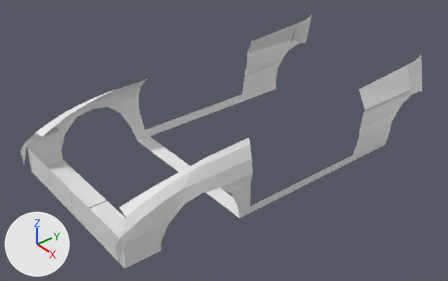
Two versions of the Blender file civic/civicHatchBack.blend, one commit apart.
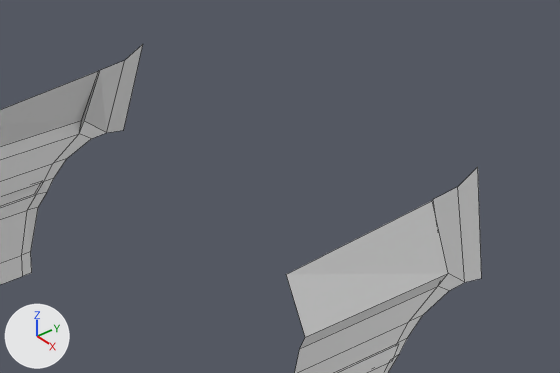
Each version is shown whole from a 50 mm camera at (8.17, -7.4, 5.43) aimed at (0.03, -0.89, -0.8), then close up on the part from 59% to 100% of the width and 0% to 43% of the height. Lighting does not change. The marker at lower left points along +X, +Y and +Z. The close-ups show mesh edges as thin lines.
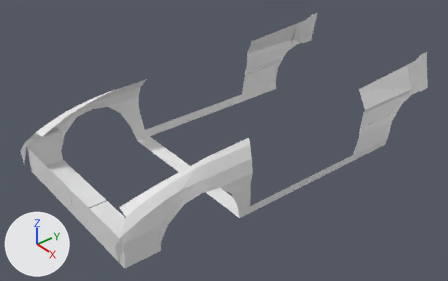
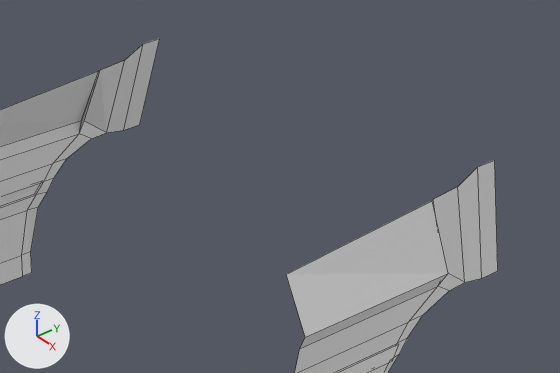
Edits to the scene script, one JSON object a line:
```json
{"block": "me_plane", "where": "me_plane.from_pydata(...)  # 102 vertices, 66 faces; spans x -1.0..12.8, y -17.1..31.5, z 0.0..1.7"}
{"block": "me_plane", "where": "# used by ob_plane; location = (0.001, -1.699, -1.243); scale = (0.139, 0.151, 1.0)"}
{"block": "me_plane", "where": "# verts and faces of me_plane; kept vertices keep their numbers, new ones are numbered from 102"}
{"block": "me_plane", "where": "# before: 100 (12.2, 31.5, 1.0) at pixel (481, 278), 101 (11.0, 31.3, 1.7) at pixel (477, 166)"}
{"block": "me_plane", "change": "me_plane part 1"}
{"op": "add", "block": "me_plane", "code": "verts[102] = (12.2, 32.7, 1.0)  # pixel (497, 270)"}
{"op": "add", "block": "me_plane", "code": "verts[103] = (11.0, 32.5, 1.7)  # pixel (494, 160)"}
{"op": "add", "block": "me_plane", "code": "faces += [(100, 101, 103, 102)]"}
```

What differs and where, as boxes [x1, y1, x2, y2] in the close-ups (560 x 373 px):
```json
{"object": "Plane", "change": "reshaped", "before": [0, 44, 481, 373], "after": [0, 39, 498, 373]}
{"part": 1, "of": "me_plane", "change": "added", "after": [124, 39, 498, 278]}
```
